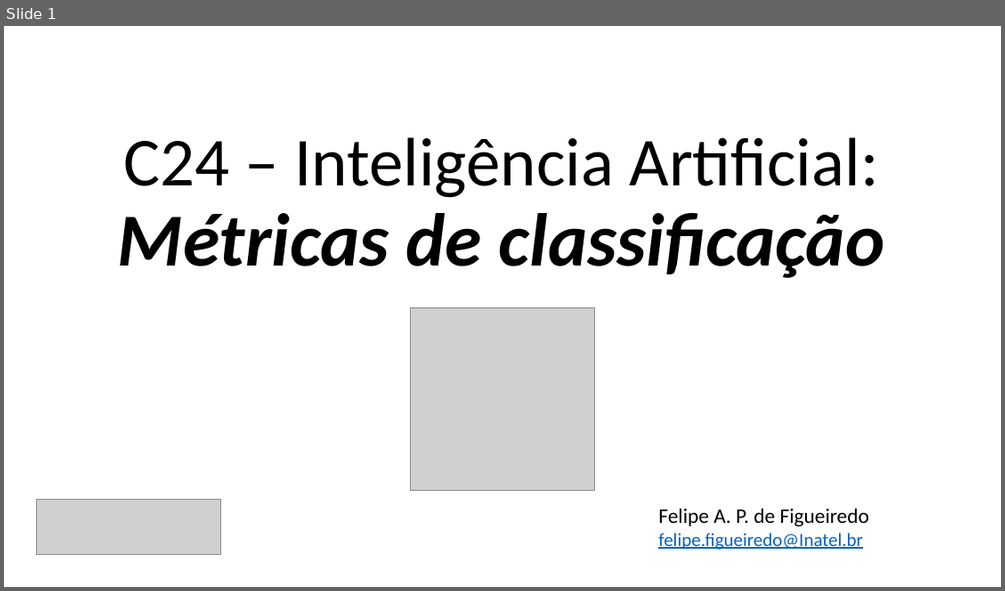
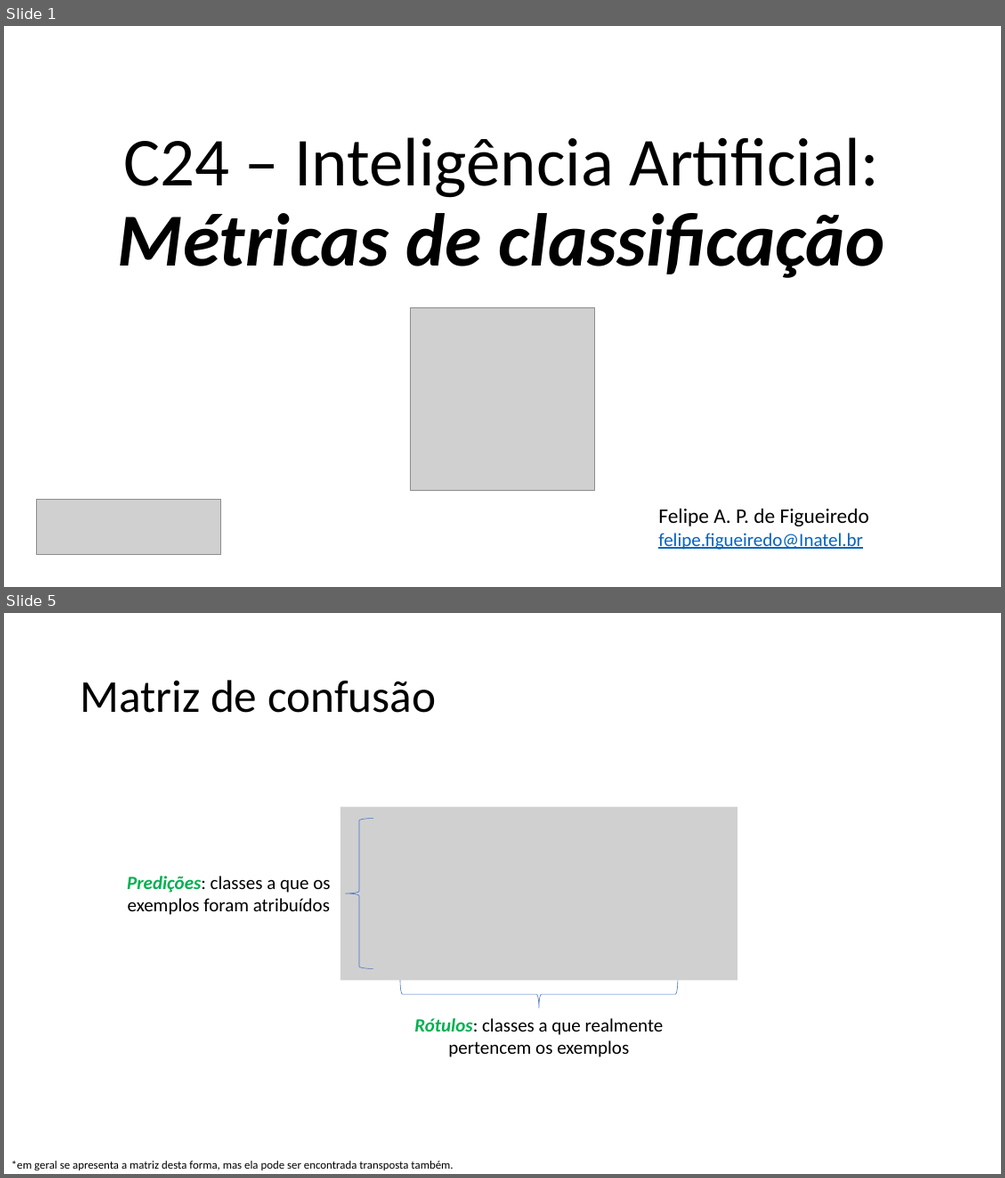
Before and after one commit to zz4fap/c24_inteligencia_artificial, a slide deck: slides/C24_Métricas_de_Classificação.pptx. Shown one above the other, each under a label of ours: slide 1 before the commit, slides 1 and 5 after it; the slides between them are not shown. The pictures are 1005x591 and 1005x1178 pixels, drawn with LibreOffice and Linux fonts; fonts in the diff are those of the drawing; grey boxes stand for pictures. Boxes give left, top, right and bottom in pixels: in the first picture for what was removed or moved away, otherwise in the second. Text is boxed around its words. In the diff, an @@ line names an element or a change of style, - is before the commit and + after.

```diff
--- a/slides/C24_Métricas_de_Classificação.pptx
+++ b/slides/C24_Métricas_de_Classificação.pptx
@@ slide 5 added at <box>4,613,1001,1174</box>, background #FFFFFF @@
@@ title added at <box>80,680,436,713</box>, 44 pt, text #000000 @@
+Matriz de confusão
@@ picture added at <box>340,807,737,981</box> @@
@@ right brace added at <box>345,818,372,968</box>, outline #4472C4 0.5 pt @@
@@ text added at <box>127,876,330,915</box>, 18 pt, text #000000 @@
+Predições: classes a que os exemplos foram atribuídos
@@ right brace added at <box>400,981,678,1008</box>, outline #4472C4 0.5 pt @@
@@ text added at <box>414,1018,663,1057</box>, 18 pt, text #000000 @@
+Rótulos: classes a que realmente pertencem os exemplos
@@ text added at <box>11,1160,453,1170</box>, 11 pt, text #000000 @@
+*em geral se apresenta a matriz desta forma, mas ela pode ser encontrada transposta também.
```
Also in this commit, not shown: 1 slide changed, 23 other slides added, 1 slide removed, 1 other file.
